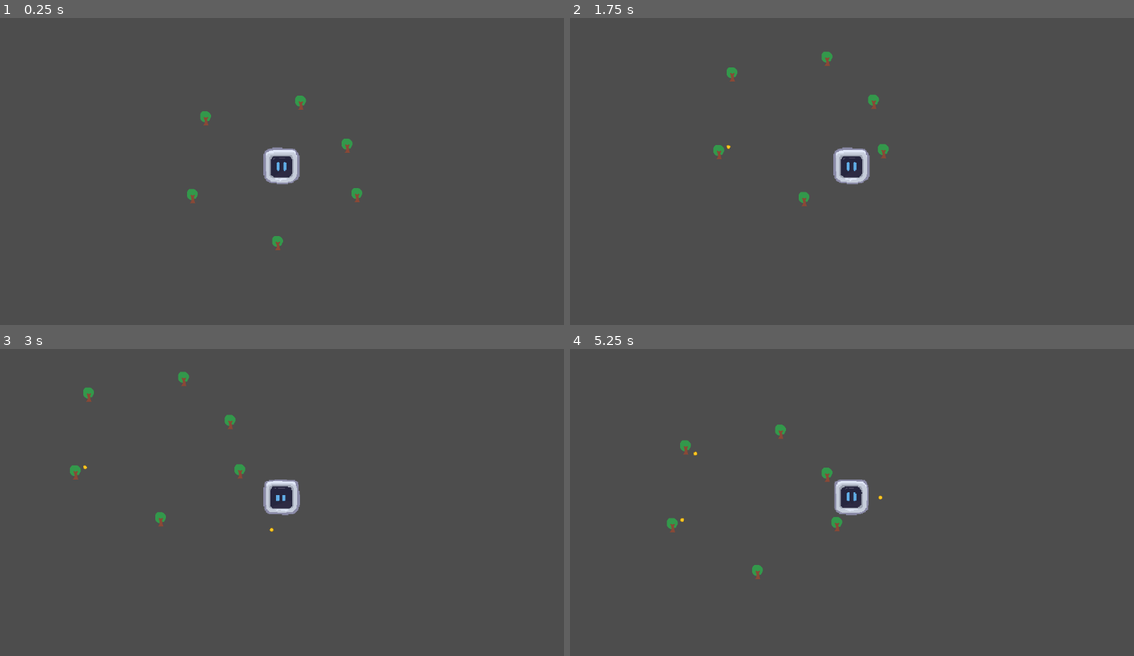
Above: before the commit, frames 1-4 (two rows, left to right).
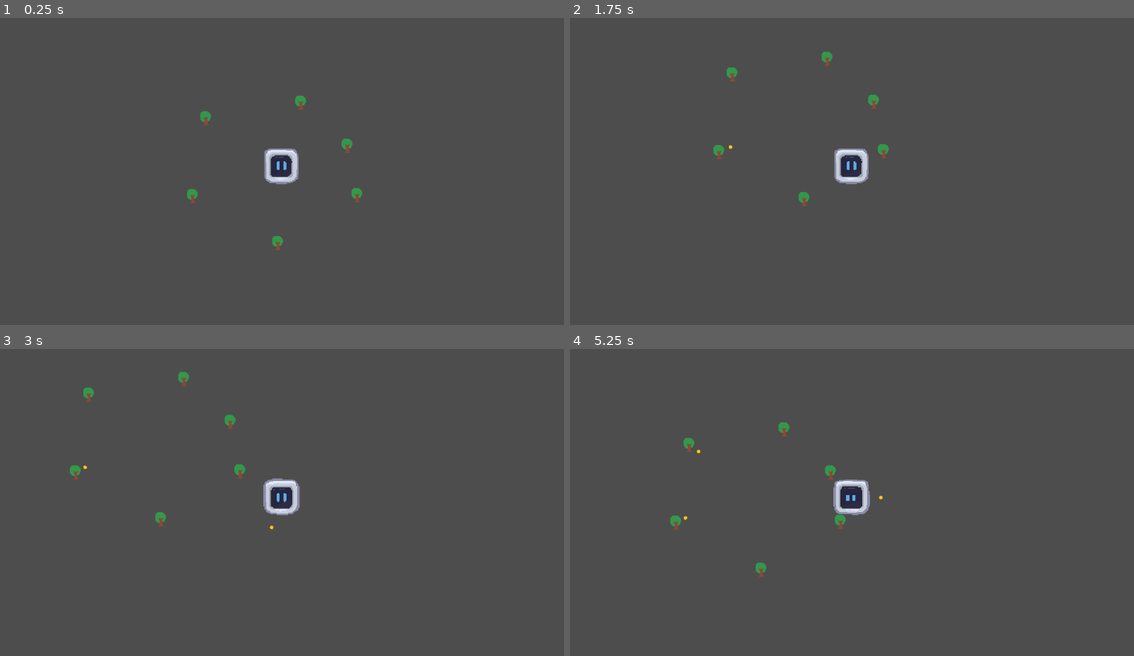
Above: after the commit, the same moments.

Repository: kaminaryu/um-gamejam
Game: Godot game, scene res://src/scenes/main.tscn
The game is run twice, just before and just after one commit, with the same random seed, the same clock (stepped at 60 frames per second) and the same inputs.
Inputs (mouse positions are in pixels of both pictures, inside the frame that each line leads up to):
- Up to frame 1 (0.25 s): no input
- Up to frame 2 (1.75 s): tap Enter at 0.5 s; move the mouse to (976, 150) at 0.52 s; hold D (move_right) 0.53-1.28 s; tap Shift (dash) at 0.6 s; click (976, 150) at 0.67 s; move the mouse to (739, 183) at 1.27 s; hold S (move_down) from 1.28 s (still down); click (739, 183) at 1.35 s
- Up to frame 3 (3 s): move the mouse to (338, 428) at 2.02 s; release S (move_down) at 2.03 s; hold D (move_right) 2.03-2.78 s; tap Enter at 2.1 s; move the mouse to (253, 560) at 2.77 s; hold W (move_up) from 2.78 s (still down); tap F at 2.85 s; click (253, 560) at 2.92 s
- Up to frame 4 (5.25 s): move the mouse to (1021, 545) at 3.52 s; release W (move_up) at 3.53 s; hold A (move_left) 3.53-5.03 s; tap Shift (dash) at 3.6 s; move the mouse to (682, 450) at 4.27 s; click (682, 450) at 4.35 s; tap Space at 5 s; move the mouse to (880, 496) at 5.02 s; hold S (move_down) from 5.03 s (still down); tap Enter at 5.1 s; click (880, 496) at 5.17 s

The runs differ from the first frame. In frame 1, 0.2% of the frame differs, in the area x 46-54%, y 42-55%; in frame 2, 0.2%; in frame 3, 0.1%; in frame 4, 0.7%, in the area x 17-56%, y 23-75%.

Commit message:
Adjusted Sprite2d & CollisionShape2D's scale.

Diff:
--- a/src/player/player.tscn
+++ b/src/player/player.tscn
@@ -44,15 +44,6 @@
 "texture": SubResource("AtlasTexture_244u8")
 }, {
 "duration": 1.0,
-"texture": SubResource("AtlasTexture_5f2sf")
-}, {
-"duration": 1.0,
-"texture": SubResource("AtlasTexture_jiejy")
-}, {
-"duration": 1.0,
-"texture": SubResource("AtlasTexture_244u8")
-}, {
-"duration": 1.0,
 "texture": SubResource("AtlasTexture_o822w")
 }, {
 "duration": 1.0,
@@ -66,15 +57,6 @@
 }, {
 "duration": 1.0,
 "texture": SubResource("AtlasTexture_jiejy")
-}, {
-"duration": 1.0,
-"texture": SubResource("AtlasTexture_244u8")
-}, {
-"duration": 1.0,
-"texture": SubResource("AtlasTexture_5f2sf")
-}, {
-"duration": 1.0,
-"texture": SubResource("AtlasTexture_jiejy")
 }],
 "loop": true,
 "name": &"default",
@@ -82,7 +64,7 @@
 }]
 
 [sub_resource type="RectangleShape2D" id="RectangleShape2D_244u8"]
-size = Vector2(70, 74)
+size = Vector2(64, 64)
 
 [node name="Player" type="CharacterBody2D"]
 script = ExtResource("1_rxibo")
@@ -92,7 +74,7 @@
 scale = Vector2(1.5, 1.5)
 sprite_frames = SubResource("SpriteFrames_8ydov")
 autoplay = "default"
-frame = 9
+frame = 8
 frame_progress = 0.0954284
 
 [node name="CollisionShape2D" type="CollisionShape2D" parent="."]
